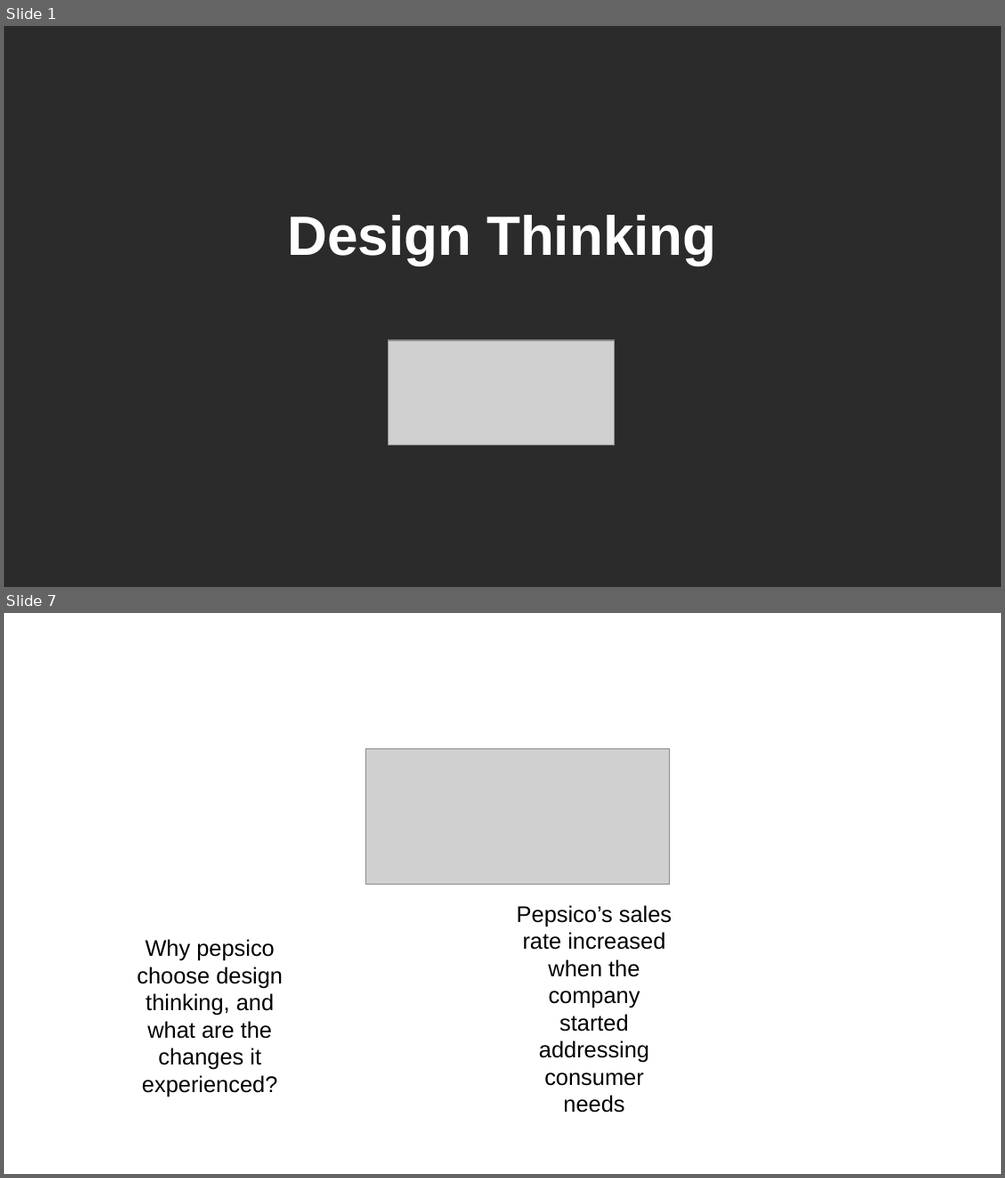
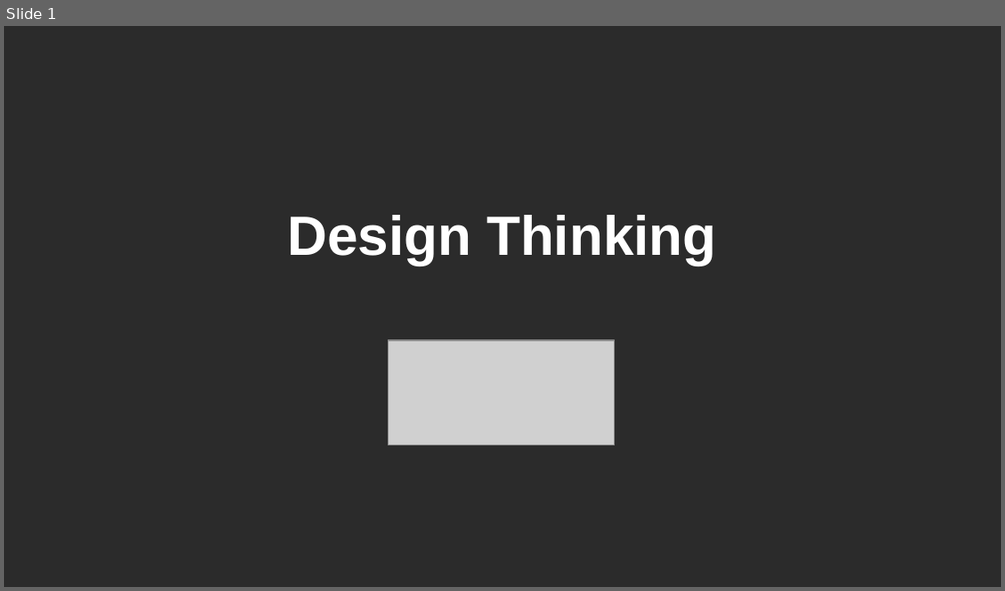
Before and after one commit to jejaksaid/course-flc, a slide deck: design thinking/slide.odp. Shown one above the other, each under a label of ours: slides 1 and 7 before the commit, slide 1 after it; the slides between them are not shown. The pictures are 1005x1178 and 1005x591 pixels, drawn with LibreOffice and Linux fonts; fonts in the diff are those of the drawing; grey boxes stand for pictures; background and template pictures are left out; a plain dark background stands for a picture behind light text. Boxes give left, top, right and bottom in pixels: in the first picture for what was removed or moved away, otherwise in the second. Text is boxed around its words. In the diff, an @@ line names an element or a change of style, - is before the commit and + after.

```diff
--- a/design thinking/slide.odp
+++ b/design thinking/slide.odp
@@ slide 7 removed at <box>4,613,1001,1174</box>, background picture (left out) @@
@@ title removed at <box>72,655,615,748</box> @@
-Design thinking in PepsiCo
@@ picture removed at <box>366,748,669,884</box> @@
@@ text removed at <box>517,905,672,1112</box> @@
-Pepsico’s sales rate increased when the company started addressing consumer needs
@@ text removed at <box>137,939,283,1096</box> @@
-Why pepsico choose design thinking, and what are the changes it experienced?
```
Also in this commit, not shown: 24 slides added, 7 other slides removed, 24 other files.
